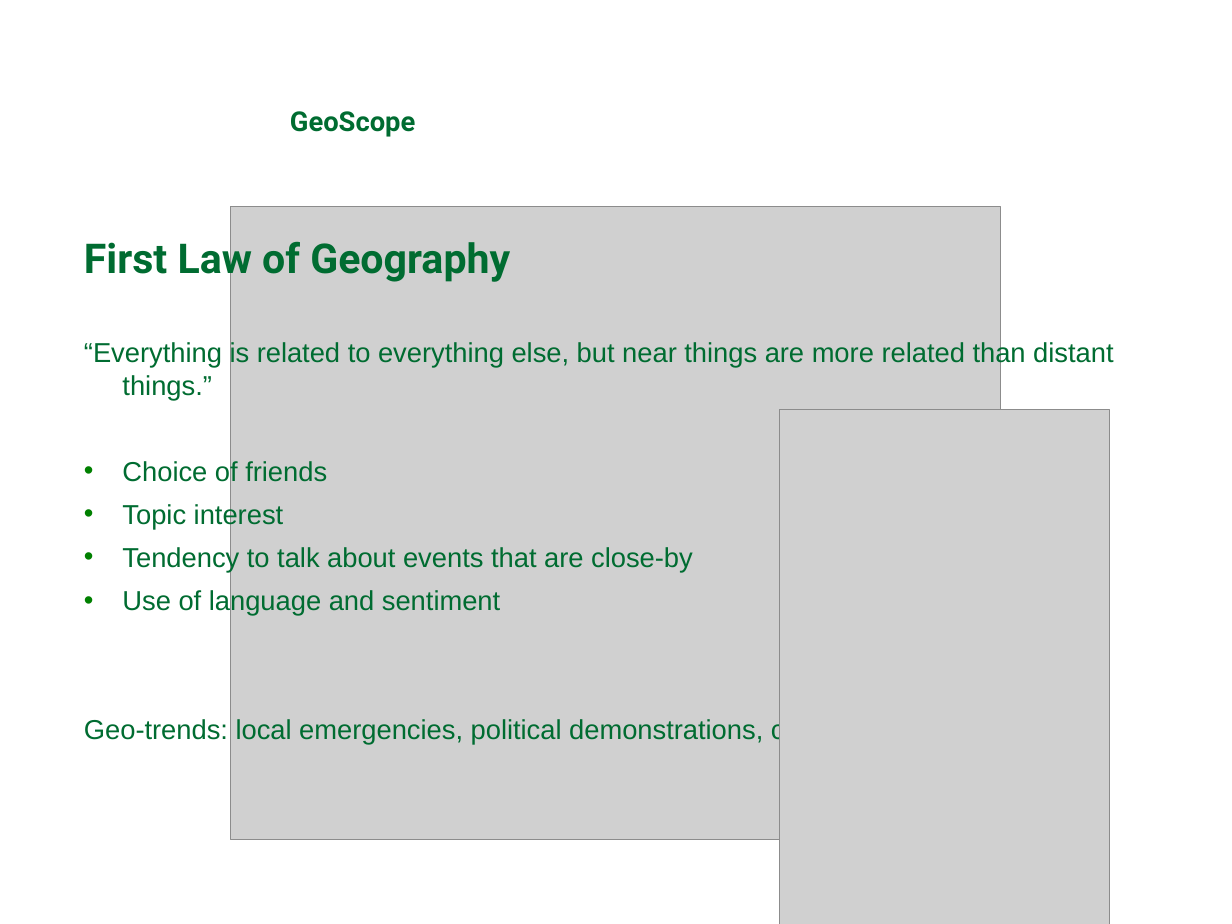
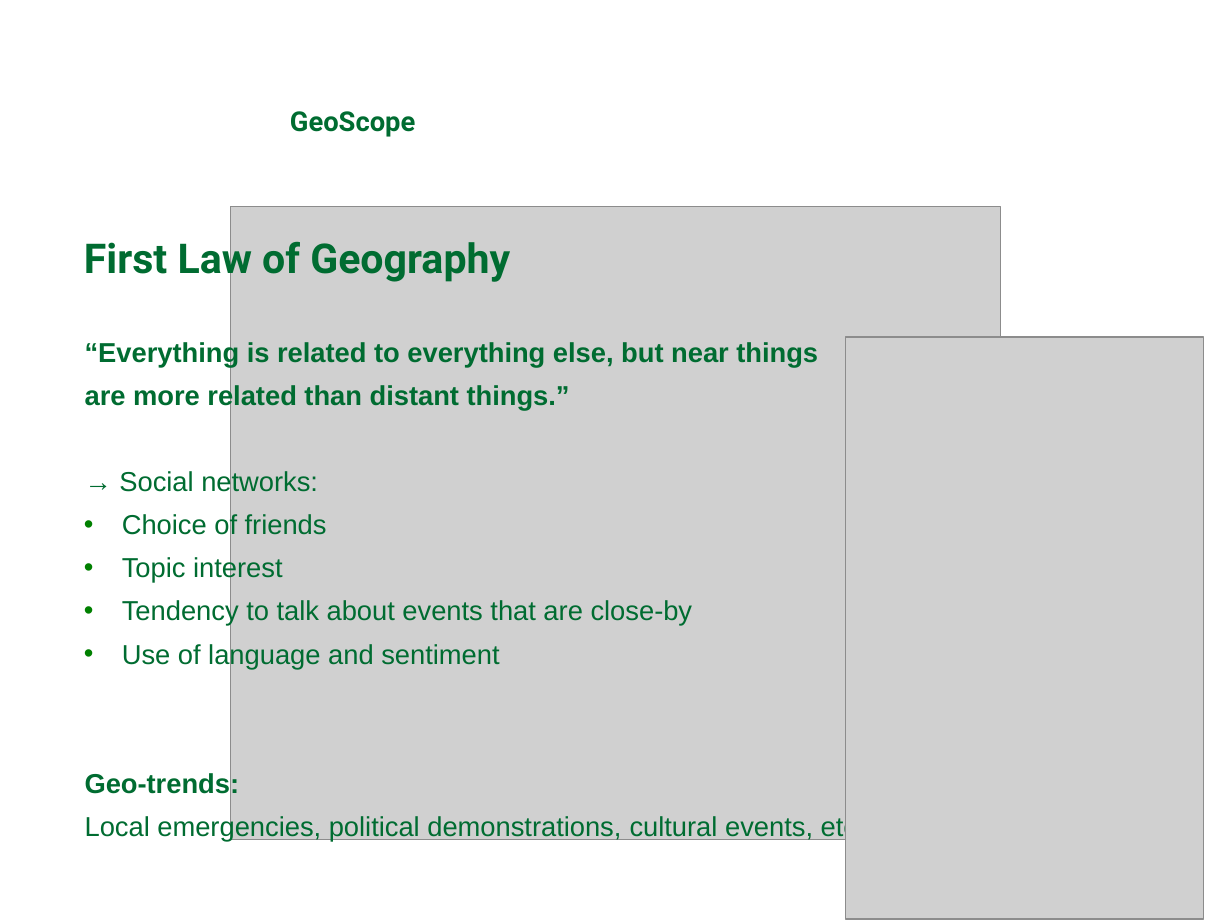
Before and after one commit to michaelprummer/datascience, a slide deck: slide 2 of GeoScope/DataScience1.ppt (slide 3 before the commit). Drawn at 1232x924 pixels with LibreOffice and Linux fonts; fonts in the diff are those of the drawing; grey boxes stand for pictures; background and template pictures are left out. Boxes give left, top, right and bottom in pixels: in the first picture for what was removed or moved away, otherwise in the second. Text is boxed around its words. In the diff, an @@ line names an element or a change of style, - is before the commit and + after.

Commit message:
slides

```diff
--- a/GeoScope/DataScience1.ppt
+++ b/GeoScope/DataScience1.ppt
@@ text at (85,340,818,497): text changed; bold on @@
-“Everything is related to everything else, but near things are more related than distant things.”
+“Everything is related to everything else, but near things
+are more related than distant things.”
+→ Social networks:
@@ picture: place and size @@
-picture at (780,410,1110,924)
+picture at (845,338,1202,919)
@@ text at (85,772,865,842): text changed @@
-Geo-trends: local emergencies, political demonstrations, cultural events, etc.
+Geo-trends:
+Local emergencies, political demonstrations, cultural events, etc.
```
Also in this commit, not shown: 6 other slides changed, 2 slides removed.
